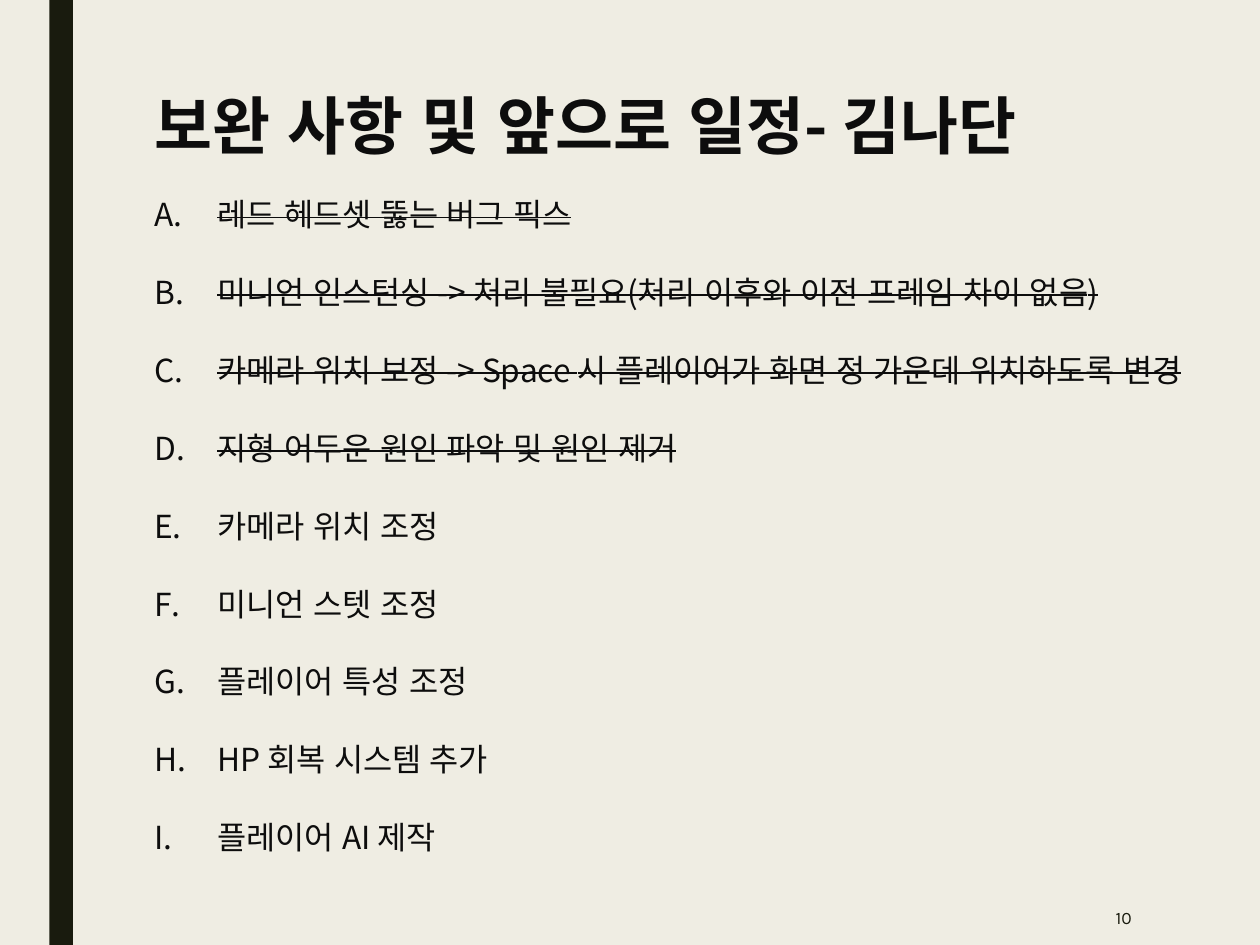
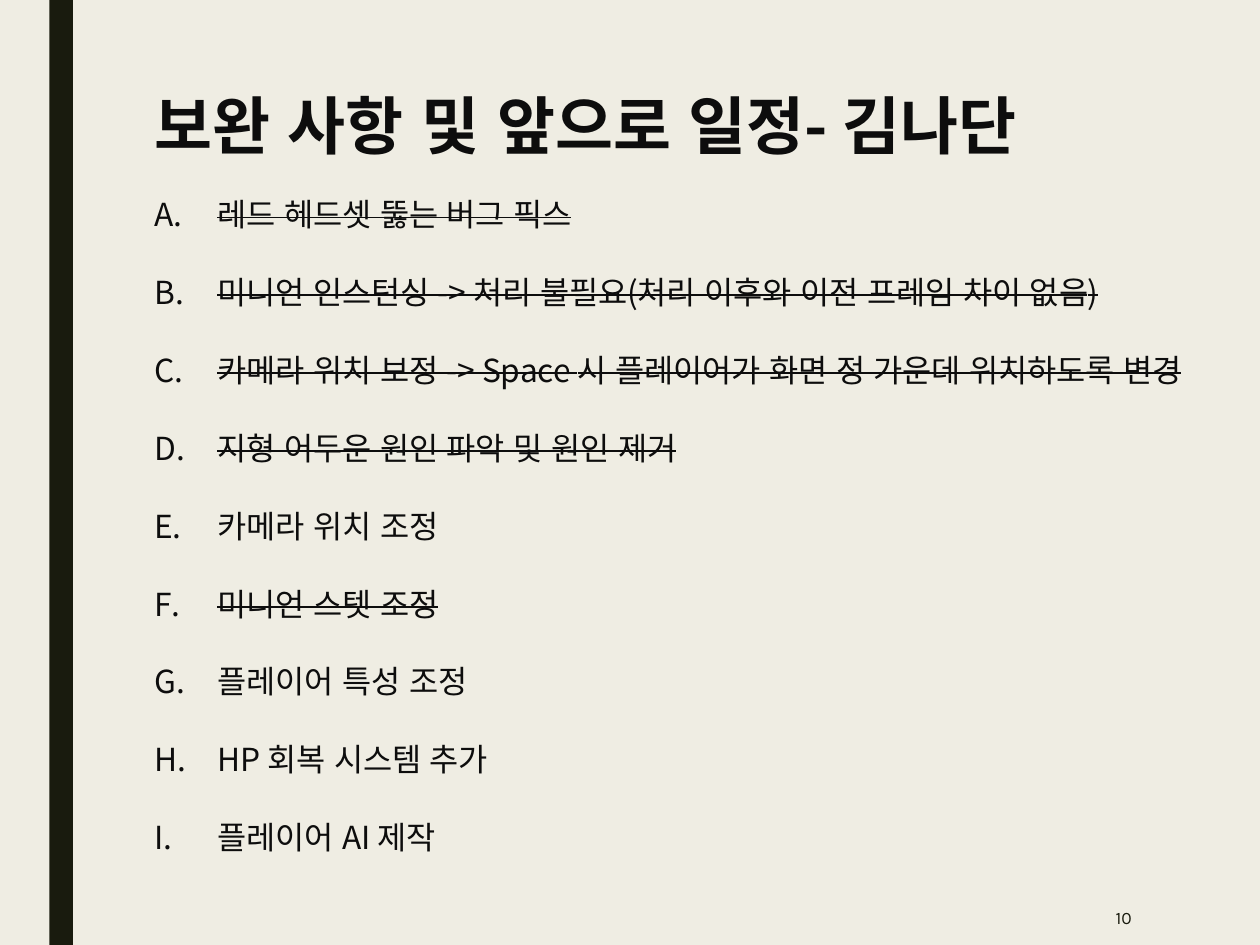
Before and after one commit to Kim2Kang/Documents, a slide deck: slide 10 of 진행사항.pptx. Drawn at 1260x945 pixels with LibreOffice and Linux fonts; fonts in the diff are those of the drawing. Boxes give left, top, right and bottom in pixels: in the first picture for what was removed or moved away, otherwise in the second. Text is boxed around its words. In the diff, an @@ line names an element or a change of style, - is before the commit and + after.

Commit message:
보고서 및 진행사항 업데이트

```diff
--- a/진행사항.pptx
+++ b/진행사항.pptx
@@ text at (217, 589, 438, 619): strikethrough on in "미니언 스텟 조정" @@
```
Also in this commit, not shown: 3 other files.
